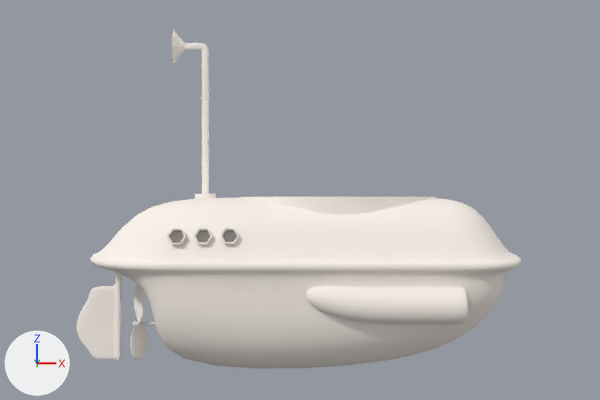
One commit to the Blender file datafile/submarine/nebu_sub.blend: the scene before it, then after it.
Rendered twice from the file's camera 'Camera'. Every picture has the same lights, and +X, +Y and +Z are marked at lower left.
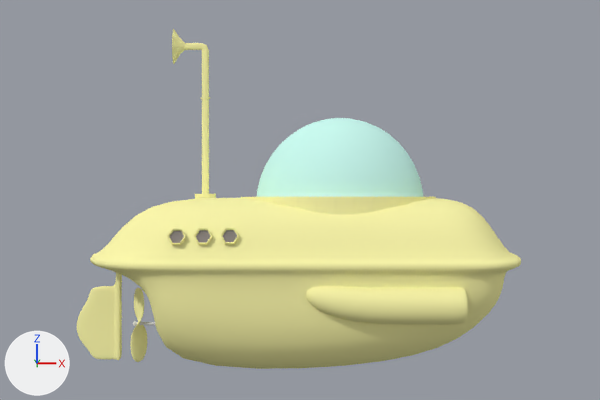
Pixel boxes (x1, y1, x2, y2) of what changed, in the pictures (600 x 400 px):
'Cube', recoloured (white to beige): (90, 198, 521, 369) in both
'Sphere', recoloured, turned (not visible before): after (257, 118, 423, 197)
'Cube.001', recoloured (white to beige): (306, 286, 468, 324) in both
'Cube.002', recoloured (white to beige): (77, 272, 122, 360) in both
'Cylinder.001', recoloured (white to beige): (241, 197, 436, 214) in both
'Cylinder', recoloured (white to beige): (172, 29, 216, 199) in both
'Cube.003', recoloured, turned: before (130, 285, 147, 359); after (130, 288, 147, 362)
'Tube.002', recoloured: (194, 228, 213, 245) in both
'Tube.001', recoloured: (167, 229, 186, 245) in both
'Tube.003', recoloured: (221, 228, 239, 244) in both

The edits, one by one:
Material 'metal' (mat_metal) changes colour from white #fff7ef to beige #fffbae; in linear values from (1.0, 0.93, 0.86) to (1.0, 0.964, 0.423).
Material 'lasi' (mat_lasi) changes colour from white #e6f9fe to cyan #cefef5; in linear values from (0.789, 0.95, 0.995) to (0.617, 0.995, 0.911).
Object 'Cube.003' (ob_cube_003) turns from (270, 0, -46) to (90, 0, 46) degrees about x, y and z.
Object 'Sphere' (ob_sphere) turns from (0.1, -180, -1.5) to (0.1, 0, -1.5) degrees about x, y and z.
